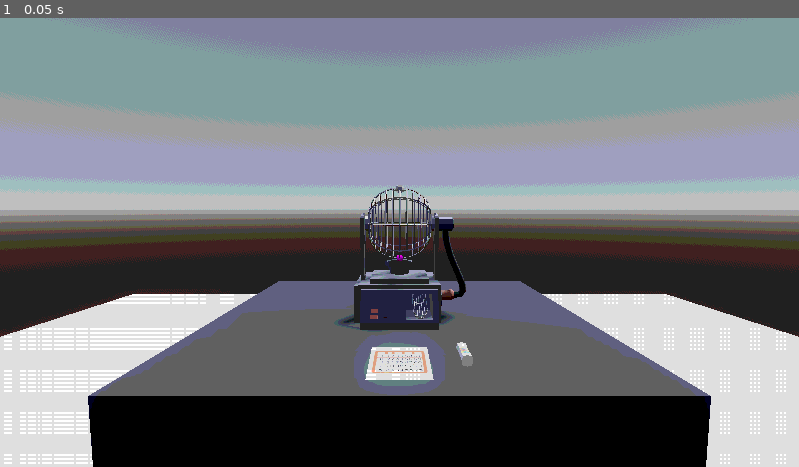
Above: before the commit, frame 1.
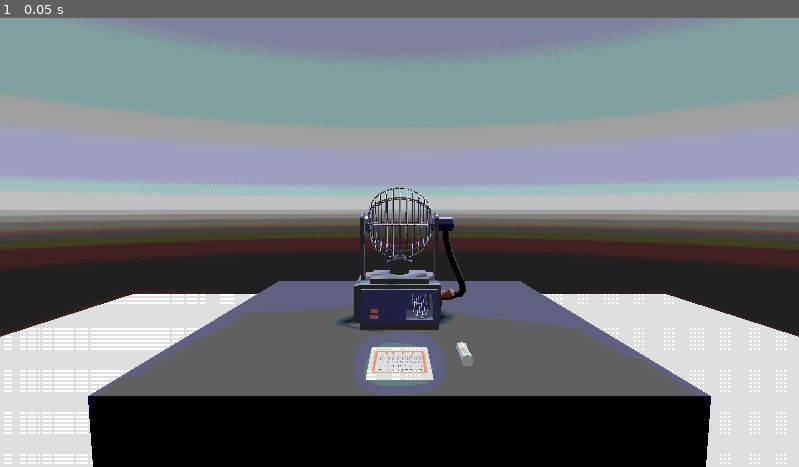
Above: after the commit, the same moment.

Repository: noahpete/bingo
Game: Godot game, scene res://scenes/main/main.tscn
The game is run twice, just before and just after one commit, with the same random seed, the same clock (stepped at 60 frames per second) and the same inputs.
Inputs:
- Up to frame 1 (0.05 s): no input

The runs differ from the first frame. In frame 1, less than 0.1% of the frame differs, in the area x 46-55%, y 37-55%.

Commit message:
Real ball texture fix

Diff:
--- a/scenes/bingo_machine/bingo_machine.gd
+++ b/scenes/bingo_machine/bingo_machine.gd
@@ -1,2 +1,8 @@
 extends Node3D
 class_name BingoMachine
+
+@onready var animation_player: AnimationPlayer = $AnimationPlayer
+
+
+func play_animation(animation_name: String) -> void:
+	animation_player.play(animation_name)
--- a/scenes/bingo_machine/bingo_machine.tscn
+++ b/scenes/bingo_machine/bingo_machine.tscn
@@ -29,20 +29,20 @@
 tracks/1/keys = {
 "times": PackedFloat32Array(0),
 "transitions": PackedFloat32Array(1),
-"update": 1,
+"update": 0,
 "values": [false]
 }
 tracks/2/type = "value"
 tracks/2/imported = false
 tracks/2/enabled = true
-tracks/2/path = NodePath("Cage/Selector:rotation")
+tracks/2/path = NodePath("BingoBall:position")
 tracks/2/interp = 1
 tracks/2/loop_wrap = true
 tracks/2/keys = {
 "times": PackedFloat32Array(0),
 "transitions": PackedFloat32Array(1),
 "update": 0,
-"values": [Vector3(0, 0, -4.76995e-08)]
+"values": [Vector3(-0.00236545, 1.61147, -0.00749148)]
 }
 tracks/3/type = "value"
 tracks/3/imported = false
@@ -59,14 +59,14 @@
 tracks/4/type = "value"
 tracks/4/imported = false
 tracks/4/enabled = true
-tracks/4/path = NodePath("BingoBall:position")
+tracks/4/path = NodePath("Cage/Selector:rotation")
 tracks/4/interp = 1
 tracks/4/loop_wrap = true
 tracks/4/keys = {
 "times": PackedFloat32Array(0),
 "transitions": PackedFloat32Array(1),
 "update": 0,
-"values": [Vector3(-0.00236545, 1.61147, -0.00749148)]
+"values": [Vector3(0, 0, -4.76995e-08)]
 }
 
 [sub_resource type="Animation" id="Animation_ypuqk"]
@@ -81,20 +81,20 @@
 tracks/0/keys = {
 "times": PackedFloat32Array(0),
 "transitions": PackedFloat32Array(1),
-"update": 1,
+"update": 0,
 "values": [true]
 }
 tracks/1/type = "value"
 tracks/1/imported = false
 tracks/1/enabled = true
-tracks/1/path = NodePath("Cage/Selector:rotation")
-tracks/1/interp = 1
+tracks/1/path = NodePath("BingoBall:position")
+tracks/1/interp = 2
 tracks/1/loop_wrap = true
 tracks/1/keys = {
-"times": PackedFloat32Array(0, 0.266667),
-"transitions": PackedFloat32Array(1, 1),
+"times": PackedFloat32Array(0.233333, 0.433333, 0.766667, 1.5, 3),
+"transitions": PackedFloat32Array(1, 1, 1, 1, 1),
 "update": 0,
-"values": [Vector3(0, 0, -4.76995e-08), Vector3(0, 0, 3.14159)]
+"values": [Vector3(-0.00236545, 1.61147, -0.00749148), Vector3(-0.002, 1.324, -0.007), Vector3(0.00822853, 1.13398, -0.0844466), Vector3(0.0307313, 0.795454, -0.520991), Vector3(1.52991, 0.421291, -0.520991)]
 }
 tracks/2/type = "value"
 tracks/2/imported = false
@@ -111,14 +111,26 @@
 tracks/3/type = "value"
 tracks/3/imported = false
 tracks/3/enabled = true
-tracks/3/path = NodePath("BingoBall:position")
-tracks/3/interp = 2
+tracks/3/path = NodePath("Cage/Selector:rotation")
+tracks/3/interp = 1
 tracks/3/loop_wrap = true
 tracks/3/keys = {
-"times": PackedFloat32Array(0.233333, 0.433333, 0.766667, 1.5, 3),
-"transitions": PackedFloat32Array(1, 1, 1, 1, 1),
+"times": PackedFloat32Array(0, 0.266667),
+"transitions": PackedFloat32Array(1, 1),
 "update": 0,
-"values": [Vector3(-0.00236545, 1.61147, -0.00749148), Vector3(-0.002, 1.324, -0.007), Vector3(0.00822853, 1.13398, -0.0844466), Vector3(0.0307313, 0.795454, -0.520991), Vector3(1.52991, 0.421291, -0.520991)]
+"values": [Vector3(0, 0, -4.76995e-08), Vector3(0, 0, 3.14159)]
+}
+tracks/4/type = "value"
+tracks/4/imported = false
+tracks/4/enabled = true
+tracks/4/path = NodePath("Cage:rotation")
+tracks/4/interp = 1
+tracks/4/loop_wrap = true
+tracks/4/keys = {
+"times": PackedFloat32Array(0),
+"transitions": PackedFloat32Array(1),
+"update": 0,
+"values": [Vector3(0, 0, -3.14159)]
 }
 
 [sub_resource type="Animation" id="Animation_rs3r1"]
--- a/scenes/board/board.gd
+++ b/scenes/board/board.gd
@@ -21,6 +21,7 @@
 	_generate_board_column(g_node, 46, 60)
 	_generate_board_column(o_node, 61, 75)
 
+
 func _generate_board_column(node: Control, lo: int, hi: int) -> void:
 	var values := range(lo, hi + 1)
 	for label in node.get_children():
--- a/scenes/main/main.tscn
+++ b/scenes/main/main.tscn
@@ -121,21 +121,6 @@
 "idle_to_marking": SubResource("Animation_anqvq")
 }
 
-[sub_resource type="ViewportTexture" id="ViewportTexture_u2gdu"]
-viewport_path = NodePath("SubViewport")
-
-[sub_resource type="StandardMaterial3D" id="StandardMaterial3D_ekwxq"]
-resource_local_to_scene = true
-albedo_texture = SubResource("ViewportTexture_u2gdu")
-
-[sub_resource type="SphereMesh" id="SphereMesh_pik28"]
-resource_local_to_scene = true
-material = SubResource("StandardMaterial3D_ekwxq")
-radius = 0.1
-height = 0.2
-radial_segments = 8
-rings = 4
-
 [node name="Main" type="Node"]
 script = ExtResource("1_8170c")
 
@@ -183,9 +168,6 @@
 [node name="BingoMachine" parent="Entities" instance=ExtResource("3_t17rl")]
 transform = Transform3D(-4.37114e-09, 0, -0.1, 0, 0.1, 0, 0.1, 0, -4.37114e-09, 0, 0.498174, 0)
 
-[node name="BingoBall" parent="Entities/BingoMachine" index="3"]
-mesh = SubResource("SphereMesh_pik28")
-
 [node name="Board" parent="Entities" instance=ExtResource("11_8rea3")]
 transform = Transform3D(1, 0, 0, 0, 1, 0, 0, 0, 1, 0, 0.500177, 0.35977)
 
@@ -197,5 +179,3 @@
 dab_manager = NodePath("../../Dabs")
 
 [node name="Dabs" type="Node3D" parent="Entities"]
-
-[editable path="Entities/BingoMachine"]
Not shown: 1 places in scenes/main/main.tscn that only renumber resources
